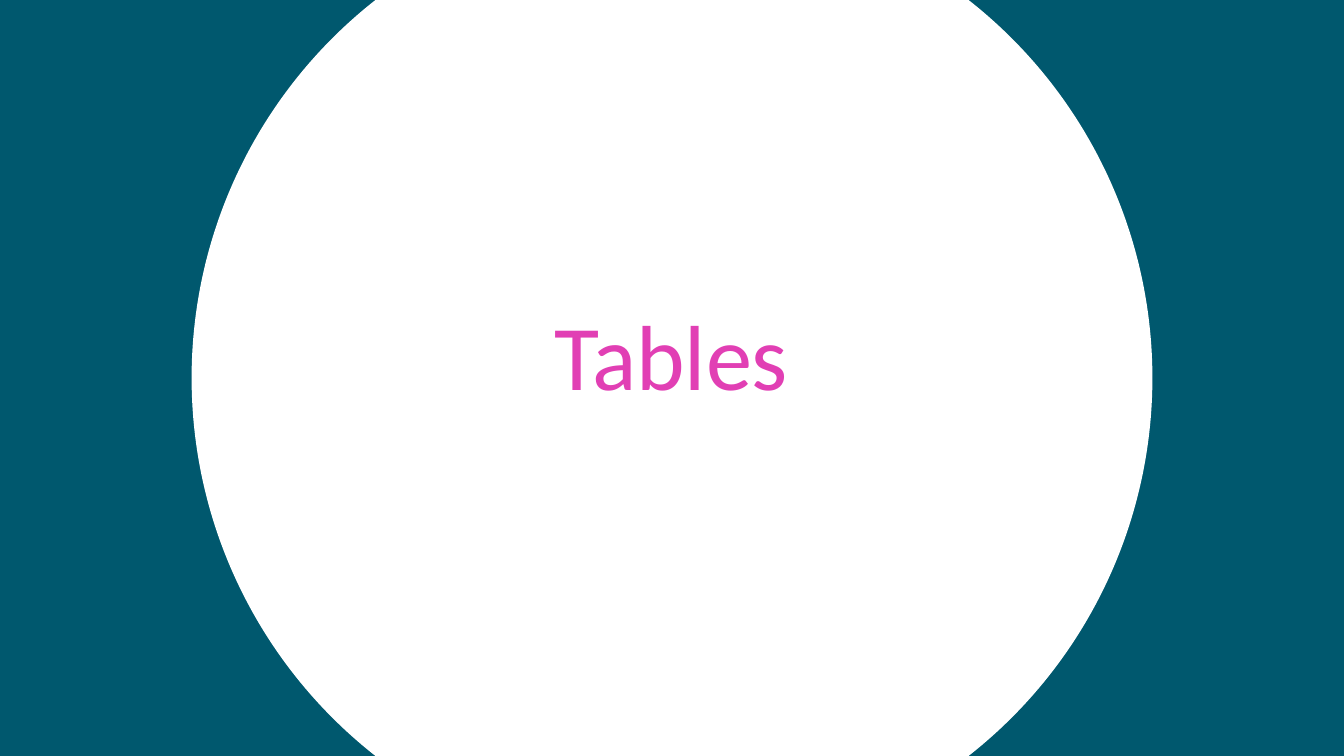
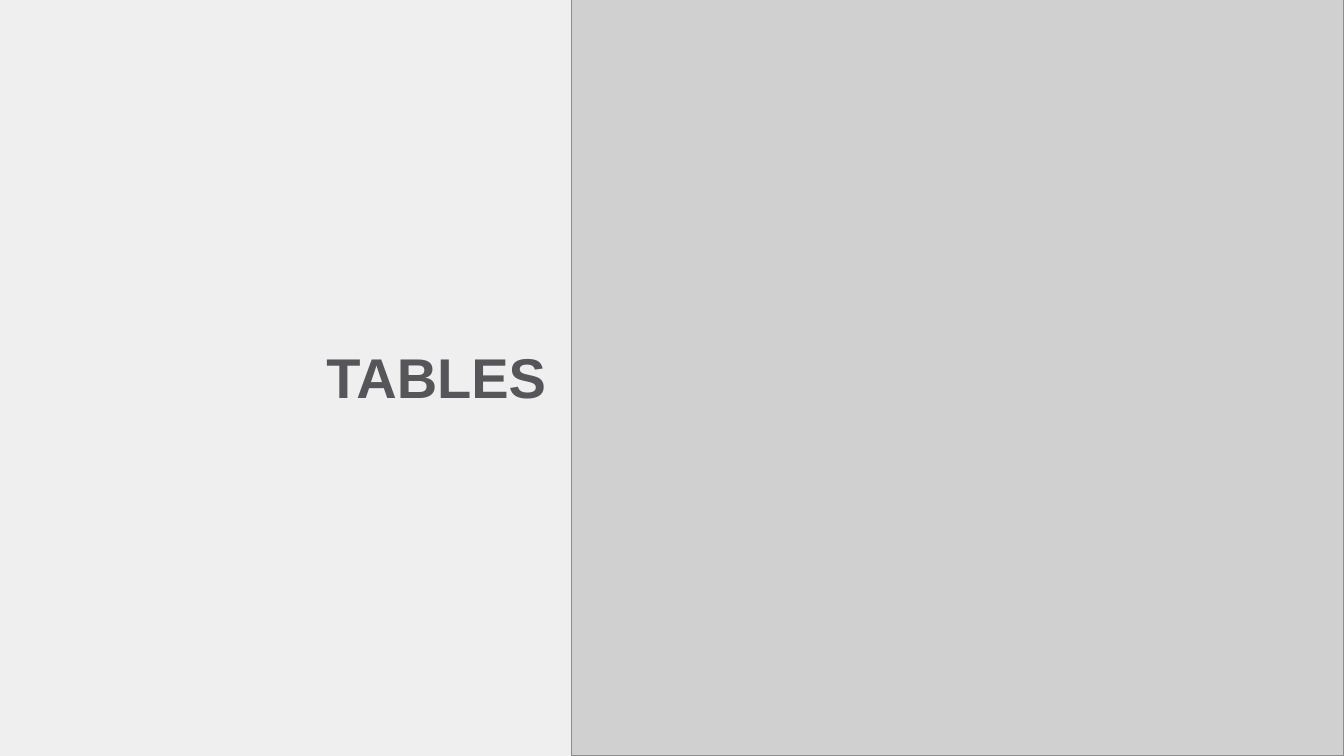
Before and after one commit to hytechclub/web-101, a slide deck: slide 2 of Week04/TablesAndIFrames.pptx (slide 3 before the commit). Drawn at 1344x756 pixels with LibreOffice and Linux fonts; fonts in the diff are those of the drawing; grey boxes stand for pictures. Boxes give left, top, right and bottom in pixels: in the first picture for what was removed or moved away, otherwise in the second. Text is boxed around its words. In the diff, an @@ line names an element or a change of style, - is before the commit and + after.

```diff
--- a/Week04/TablesAndIFrames.pptx
+++ b/Week04/TablesAndIFrames.pptx
@@ background #00586E to #FFFFFF @@
@@ rectangle added at <box>0,0,572,756</box>, fill #EFEFF0 @@
@@ ellipse removed at <box>192,0,1152,756</box> @@
@@ picture added at <box>572,0,1344,756</box> @@
@@ title at <box>326,359,546,399</box>: text changed; size 66 to 40 pt; font Calibri to Arial; text colour #E13FB4 to #56565A; bold on @@
-Tables
+TABLES
```
Also in this commit, not shown: 3 other slides changed, 5 slides added, 7 slides removed.
